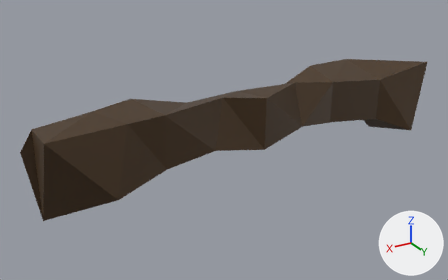
The Blender file VWorld/Assets/_Models/Middle Island/island_base_bridge_earth.blend as it was, and as the next commit left it.
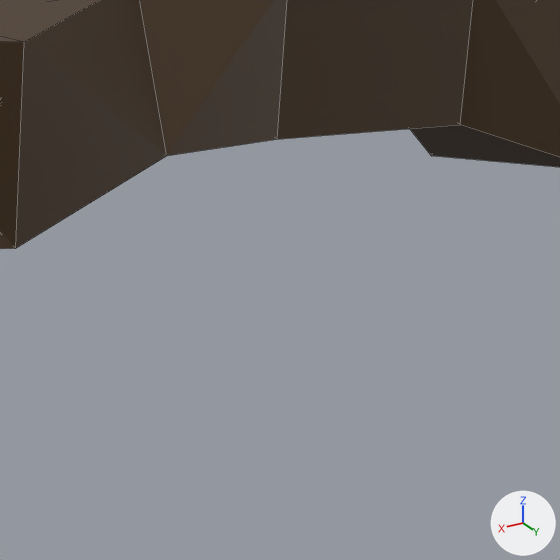
Each version appears first whole from a camera (50 mm lens) standing at (1.37, -0.649, 3.302) and looking at (-1.781, -5.9, 0.676), and next in a close-up on the part from 58% to 89% of the width and 31% to 81% of the height. The lights are fixed; the arrows at lower right show +X, +Y and +Z. The close-ups show mesh edges as thin lines.
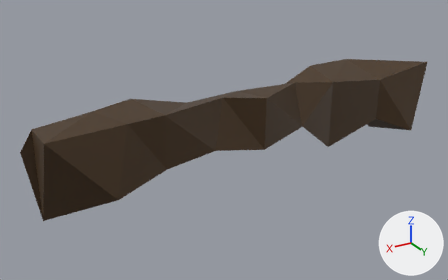
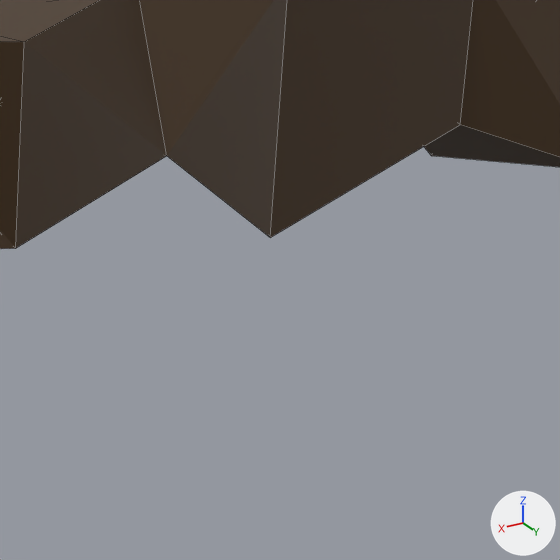
Where the change shows, as pixel boxes [x1, y1, x2, y2] in the close-ups (560 x 560 px; the box of a moved part takes in the faces that stretch with it):
part 1 of me_cube, moved or reshaped: before [139, 0, 473, 156]; after [139, 0, 473, 237]

What the commit changed:
me_cube has 40 vertices, 38 faces and spans x -1.08..1.02, y -1.46..1.52, z -2.94..0.63.
me_cube is used by ob_cube; location (-1.98, -5.775, 1.079); scale (2.23, 0.305, 0.305).
Part 1, on me_cube:
Vertex 13 of me_cube moves from (-0.42, 0.86, -0.98) at pixel (277, 139) to (-0.42, 0.86, -1.95) at pixel (270, 237).
